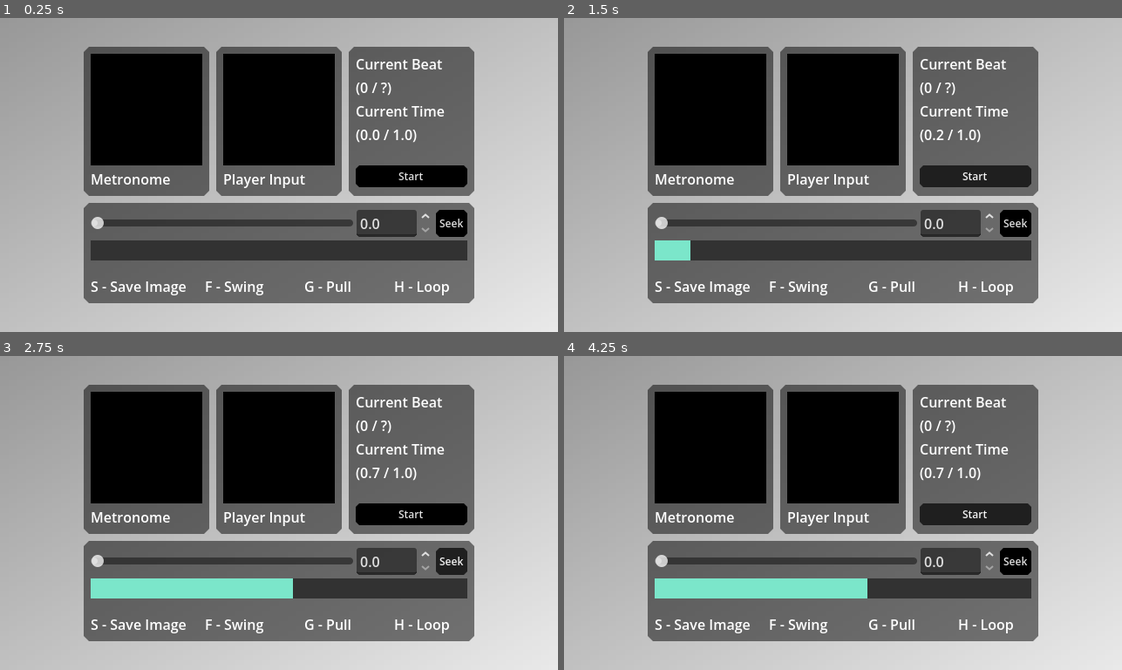
Above: before the commit, frames 1-4 (two rows, left to right).
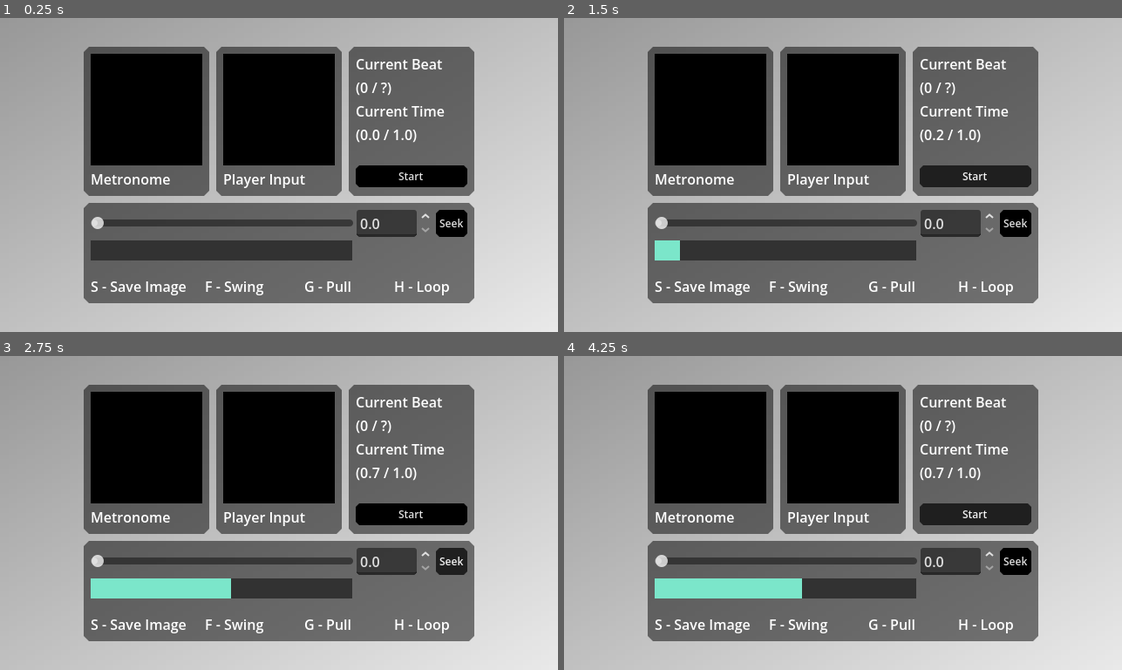
Above: after the commit, the same moments.

Repository: Person552/tower-swing
Game: Godot game, scene res://scenes/beat_mapper.tscn
The game is run twice, just before and just after one commit, with the same random seed, the same clock (stepped at 60 frames per second) and the same inputs. This scene is started directly instead of the project's main scene. Sound files missing from this copy of the repository are replaced by a short silence.
Inputs:
- Up to frame 1 (0.25 s): no input
- Up to frame 2 (1.5 s): click "Start" at 0.5 s; click "Start" at 1.25 s
- Up to frame 3 (2.75 s): click "Seek" at 2 s
- Up to frame 4 (4.25 s): click "Seek" at 2.75 s; click "Start" at 3.5 s

The runs differ from the first frame. In frame 1, 1.3% of the frame differs, in the area x 63-84%, y 70-78%; in frame 2, 1.4%; in frame 3, 2.0%; in frame 4, 2.1%, in the area x 42-84%, y 70-78%.

Commit message:
Finalized beatmap
finished fools masquerade beatmap

Diff:
--- /dev/null
+++ b/beatmaps/fools_masquerade.json
@@ -0,0 +1,368 @@
+[
+	{
+		"hookpoint type": "Swing",
+		"notes": "Time: 1.03s",
+		"release": 6,
+		"start": 5
+	},
+	{
+		"hookpoint type": "Pull",
+		"notes": "Time: 3.36s",
+		"release": 6,
+		"start": 3
+	},
+	{
+		"hookpoint type": "Loop",
+		"notes": "Time: 5.43s",
+		"release": 6,
+		"start": 2
+	},
+	{
+		"hookpoint type": "Swing",
+		"notes": "Time: 7.5s",
+		"release": 2,
+		"start": 2
+	},
+	{
+		"hookpoint type": "Swing",
+		"notes": "Time: 10.6s",
+		"release": 6,
+		"start": 10
+	},
+	{
+		"hookpoint type": "Pull",
+		"notes": "Time: 13.45s",
+		"release": 6,
+		"start": 5
+	},
+	{
+		"hookpoint type": "Swing",
+		"notes": "Time: 16.55s",
+		"release": 2,
+		"start": 6
+	},
+	{
+		"hookpoint type": "Swing",
+		"notes": "Time: 17.59s",
+		"release": 2,
+		"start": 2
+	},
+	{
+		"hookpoint type": "Swing",
+		"notes": "Time: 20.17s",
+		"release": 2,
+		"start": 8
+	},
+	{
+		"hookpoint type": "Swing",
+		"notes": "Time: 22.5s",
+		"release": 6,
+		"start": 7
+	},
+	{
+		"hookpoint type": "Loop",
+		"notes": "Time: 25.09s",
+		"release": 8,
+		"start": 4
+	},
+	{
+		"hookpoint type": "Swing",
+		"notes": "Time: 27.93s",
+		"release": 3,
+		"start": 3
+	},
+	{
+		"hookpoint type": "Swing",
+		"notes": "Time: 29.22s",
+		"release": 4,
+		"start": 2
+	},
+	{
+		"hookpoint type": "Swing",
+		"notes": "Time: 30.78s",
+		"release": 3,
+		"start": 2
+	},
+	{
+		"hookpoint type": "Swing",
+		"notes": "Time: 32.59s",
+		"release": 3,
+		"start": 4
+	},
+	{
+		"hookpoint type": "Pull",
+		"notes": "Time: 34.14s",
+		"release": 3,
+		"start": 3
+	},
+	{
+		"hookpoint type": "Swing",
+		"notes": "Time: 35.69s",
+		"release": 6,
+		"start": 3
+	},
+	{
+		"hookpoint type": "Loop",
+		"notes": "Time: 39.31s",
+		"release": 9,
+		"start": 8
+	},
+	{
+		"hookpoint type": "Swing",
+		"notes": "Time: 43.45s",
+		"release": 2,
+		"start": 7
+	},
+	{
+		"hookpoint type": "Swing",
+		"notes": "Time: 44.48s",
+		"release": 3,
+		"start": 2
+	},
+	{
+		"hookpoint type": "Swing",
+		"notes": "Time: 45.78s",
+		"release": 1,
+		"start": 2
+	},
+	{
+		"hookpoint type": "Swing",
+		"notes": "Time: 46.55s",
+		"release": 3,
+		"start": 2
+	},
+	{
+		"hookpoint type": "Swing",
+		"notes": "Time: 47.84s",
+		"release": 2,
+		"start": 2
+	},
+	{
+		"hookpoint type": "Pull",
+		"notes": "Time: 49.14s",
+		"release": 8,
+		"start": 3
+	},
+	{
+		"hookpoint type": "Loop",
+		"notes": "Time: 51.72s",
+		"release": 9,
+		"start": 2
+	},
+	{
+		"hookpoint type": "Swing",
+		"notes": "Time: 54.31s",
+		"release": 3,
+		"start": 1
+	},
+	{
+		"hookpoint type": "Swing",
+		"notes": "Time: 56.9s",
+		"release": 4,
+		"start": 7
+	},
+	{
+		"hookpoint type": "Loop",
+		"notes": "Time: 60.0s",
+		"release": 11,
+		"start": 8
+	},
+	{
+		"hookpoint type": "Swing",
+		"notes": "Time: 65.95s",
+		"release": 1,
+		"start": 12
+	},
+	{
+		"hookpoint type": "Swing",
+		"notes": "Time: 70.09s",
+		"release": 1,
+		"start": 15
+	},
+	{
+		"hookpoint type": "Pull",
+		"notes": "Time: 71.38s",
+		"release": 5,
+		"start": 4
+	},
+	{
+		"hookpoint type": "Loop",
+		"notes": "Time: 73.97s",
+		"release": 11,
+		"start": 5
+	},
+	{
+		"hookpoint type": "Swing",
+		"notes": "Time: 78.62s",
+		"release": 5,
+		"start": 7
+	},
+	{
+		"hookpoint type": "Pull",
+		"notes": "Time: 80.95s",
+		"release": 8,
+		"start": 4
+	},
+	{
+		"hookpoint type": "Swing",
+		"notes": "Time: 83.79s",
+		"release": 2,
+		"start": 3
+	},
+	{
+		"hookpoint type": "Swing",
+		"notes": "Time: 85.34s",
+		"release": 2,
+		"start": 4
+	},
+	{
+		"hookpoint type": "Swing",
+		"notes": "Time: 87.16s",
+		"release": 3,
+		"start": 5
+	},
+	{
+		"hookpoint type": "Swing",
+		"notes": "Time: 89.22s",
+		"release": 2,
+		"start": 5
+	},
+	{
+		"hookpoint type": "Swing",
+		"notes": "Time: 90.0s",
+		"release": 4,
+		"start": 1
+	},
+	{
+		"hookpoint type": "Pull",
+		"notes": "Time: 92.07s",
+		"release": 5,
+		"start": 4
+	},
+	{
+		"hookpoint type": "Swing",
+		"notes": "Time: 94.4s",
+		"release": 4,
+		"start": 4
+	},
+	{
+		"hookpoint type": "Swing",
+		"notes": "Time: 97.5s",
+		"release": 5,
+		"start": 8
+	},
+	{
+		"hookpoint type": "Swing",
+		"notes": "Time: 99.57s",
+		"release": 3,
+		"start": 3
+	},
+	{
+		"hookpoint type": "Swing",
+		"notes": "Time: 101.38s",
+		"release": 3,
+		"start": 4
+	},
+	{
+		"hookpoint type": "Swing",
+		"notes": "Time: 102.93s",
+		"release": 3,
+		"start": 3
+	},
+	{
+		"hookpoint type": "Pull",
+		"notes": "Time: 104.48s",
+		"release": 3,
+		"start": 3
+	},
+	{
+		"hookpoint type": "Loop",
+		"notes": "Time: 106.03s",
+		"release": 10,
+		"start": 3
+	},
+	{
+		"hookpoint type": "Swing",
+		"notes": "Time: 111.72s",
+		"release": 4,
+		"start": 12
+	},
+	{
+		"hookpoint type": "Swing",
+		"notes": "Time: 113.79s",
+		"release": 4,
+		"start": 4
+	},
+	{
+		"hookpoint type": "Swing",
+		"notes": "Time: 116.38s",
+		"release": 1,
+		"start": 6
+	},
+	{
+		"hookpoint type": "Pull",
+		"notes": "Time: 117.16s",
+		"release": 7,
+		"start": 2
+	},
+	{
+		"hookpoint type": "Swing",
+		"notes": "Time: 120.26s",
+		"release": 1,
+		"start": 5
+	},
+	{
+		"hookpoint type": "Swing",
+		"notes": "Time: 121.03s",
+		"release": 2,
+		"start": 2
+	},
+	{
+		"hookpoint type": "Pull",
+		"notes": "Time: 122.33s",
+		"release": 4,
+		"start": 3
+	},
+	{
+		"hookpoint type": "Loop",
+		"notes": "Time: 124.14s",
+		"release": 9,
+		"start": 3
+	},
+	{
+		"hookpoint type": "Swing",
+		"notes": "Time: 126.98s",
+		"release": 2,
+		"start": 2
+	},
+	{
+		"hookpoint type": "Pull",
+		"notes": "Time: 128.28s",
+		"release": 8,
+		"start": 3
+	},
+	{
+		"hookpoint type": "Swing",
+		"notes": "Time: 131.38s",
+		"release": 5,
+		"start": 4
+	},
+	{
+		"hookpoint type": "Swing",
+		"notes": "Time: 134.48s",
+		"release": 5,
+		"start": 7
+	},
+	{
+		"hookpoint type": "Loop",
+		"notes": "Time: 136.81s",
+		"release": 6,
+		"start": 4
+	},
+	{
+		"hookpoint type": "Swing",
+		"notes": "Time: 139.66s",
+		"release": 10,
+		"start": 5
+	}
+]
--- a/beatmaps/new_map.json
+++ /dev/null
@@ -1,17 +0,0 @@
-[
-	{
-		"note": "",
-		"release": 3,
-		"start": 2
-	},
-	{
-		"note": "",
-		"release": 4,
-		"start": 4
-	},
-	{
-		"note": "",
-		"release": 2,
-		"start": 2
-	}
-]
--- a/beatmaps/testmap.json
+++ /dev/null
@@ -1,8 +0,0 @@
-[
-	{"start":5, "release":2},
-	{"start":2, "release":2},
-	{"start":1, "release":3},
-	{"start":1, "release":1},
-	{"start":1, "release":1},
-	{"start":1, "release":3}
-]
--- a/scenes/beat_mapper.tscn
+++ b/scenes/beat_mapper.tscn
@@ -42,7 +42,9 @@
 size_flags_horizontal = 3
 size_flags_vertical = 3
 script = ExtResource("1_7jouc")
-target_filename = "testmap1.json"
+target_filename = "fools_masquerade.json"
+load_image = true
+image_filename = "fools_masquerade.png"
 song = ExtResource("2_v6knf")
 metronome_sound = true
 
@@ -171,6 +173,7 @@
 text = "Seek"
 
 [node name="ProgressBar" type="ProgressBar" parent="CenterContainer/VBoxContainer/PanelContainer2/VBoxContainer" unique_id=2065591372]
+custom_maximum_size = Vector2(300, -1)
 layout_mode = 2
 theme_override_colors/font_color = Color(0.95, 0.95, 0.95, 0)
 theme_override_styles/background = SubResource("StyleBoxFlat_ynw7a")
@@ -178,7 +181,7 @@
 
 [node name="BeatOverview" type="TextureRect" parent="CenterContainer/VBoxContainer/PanelContainer2/VBoxContainer" unique_id=995709071]
 custom_minimum_size = Vector2(-1, 10)
-custom_maximum_size = Vector2(-1, 10)
+custom_maximum_size = Vector2(300, 10)
 layout_mode = 2
 expand_mode = 1
 
Binary file added: beatmaps/fools_masquerade.png
Not shown, changed: beatmaps/fools_masquerade.png.import
